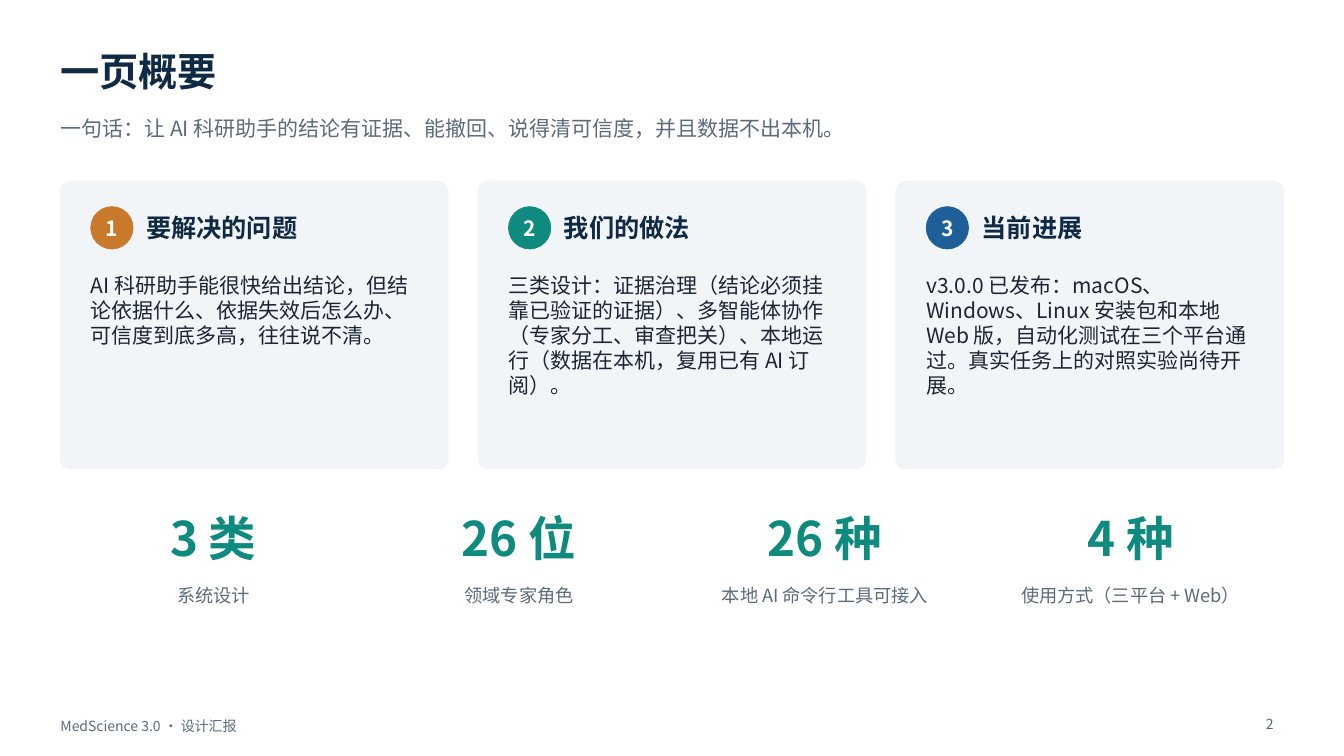
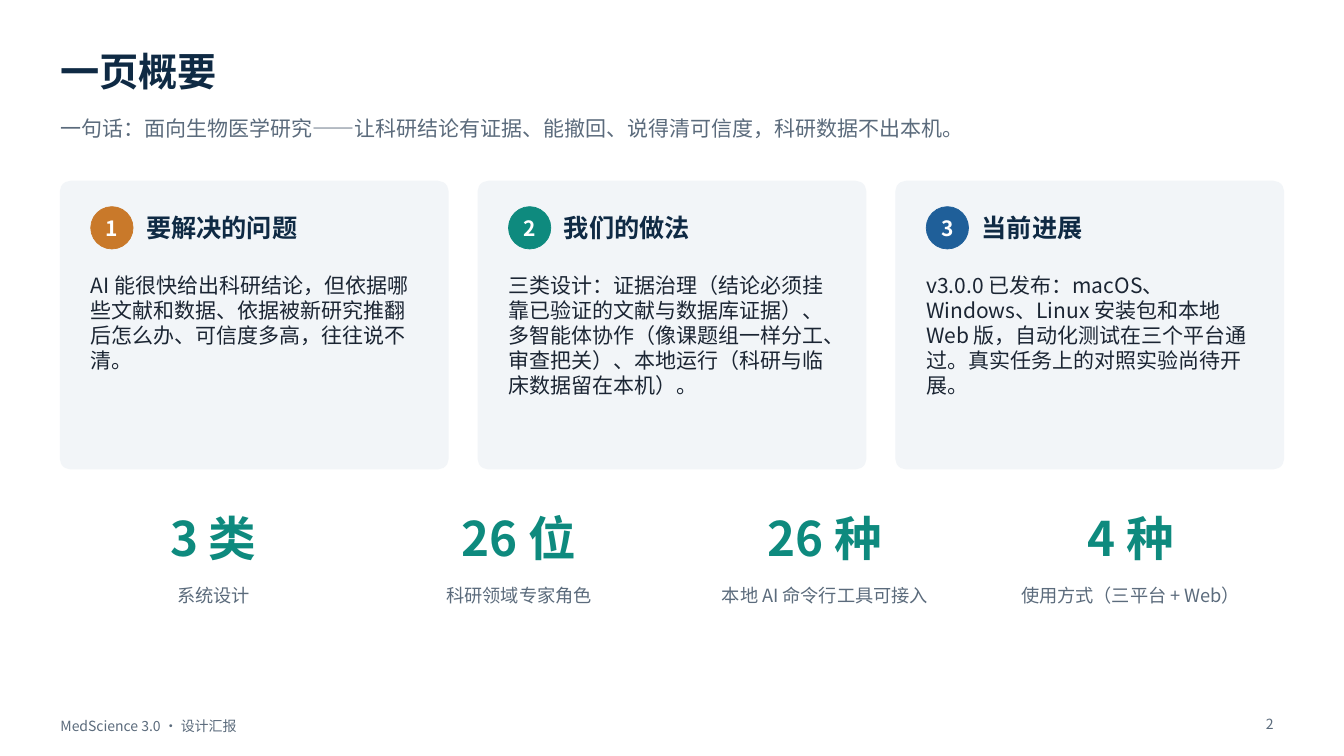
Before and after one commit to BenjaminDuo/MedScience, a slide deck: slide 2 of docs/presentation/MedScience-3.0-设计汇报.pptx. Drawn at 1344x756 pixels with LibreOffice and Linux fonts; fonts in the diff are those of the drawing. Boxes give left, top, right and bottom in pixels: in the first picture for what was removed or moved away, otherwise in the second. Text is boxed around its words. In the diff, an @@ line names an element or a change of style, - is before the commit and + after.

```diff
--- a/docs/presentation/MedScience-3.0-设计汇报.pptx
+++ b/docs/presentation/MedScience-3.0-设计汇报.pptx
@@ text at box(60, 118, 963, 138): text changed @@
-一句话：让 AI 科研助手的结论有证据、能撤回、说得清可信度，并且数据不出本机。
+一句话：面向生物医学研究——让科研结论有证据、能撤回、说得清可信度，科研数据不出本机。
@@ text at box(91, 275, 408, 370): text changed @@
-AI 科研助手能很快给出结论，但结论依据什么、依据失效后怎么办、可信度到底多高，往往说不清。
+AI 能很快给出科研结论，但依据哪些文献和数据、依据被新研究推翻后怎么办、可信度多高，往往说不清。
@@ text at box(508, 275, 844, 395): text changed @@
-三类设计：证据治理（结论必须挂靠已验证的证据）、多智能体协作（专家分工、审查把关）、本地运行（数据在本机，复用已有 AI 订阅）。
+三类设计：证据治理（结论必须挂靠已验证的文献与数据库证据）、多智能体协作（像课题组一样分工、审查把关）、本地运行（科研与临床数据留在本机）。
@@ text at box(446, 586, 591, 604): text changed @@
-领域专家角色
+科研领域专家角色
```
Also in this commit, not shown: 6 other slides changed, 3 other files.
